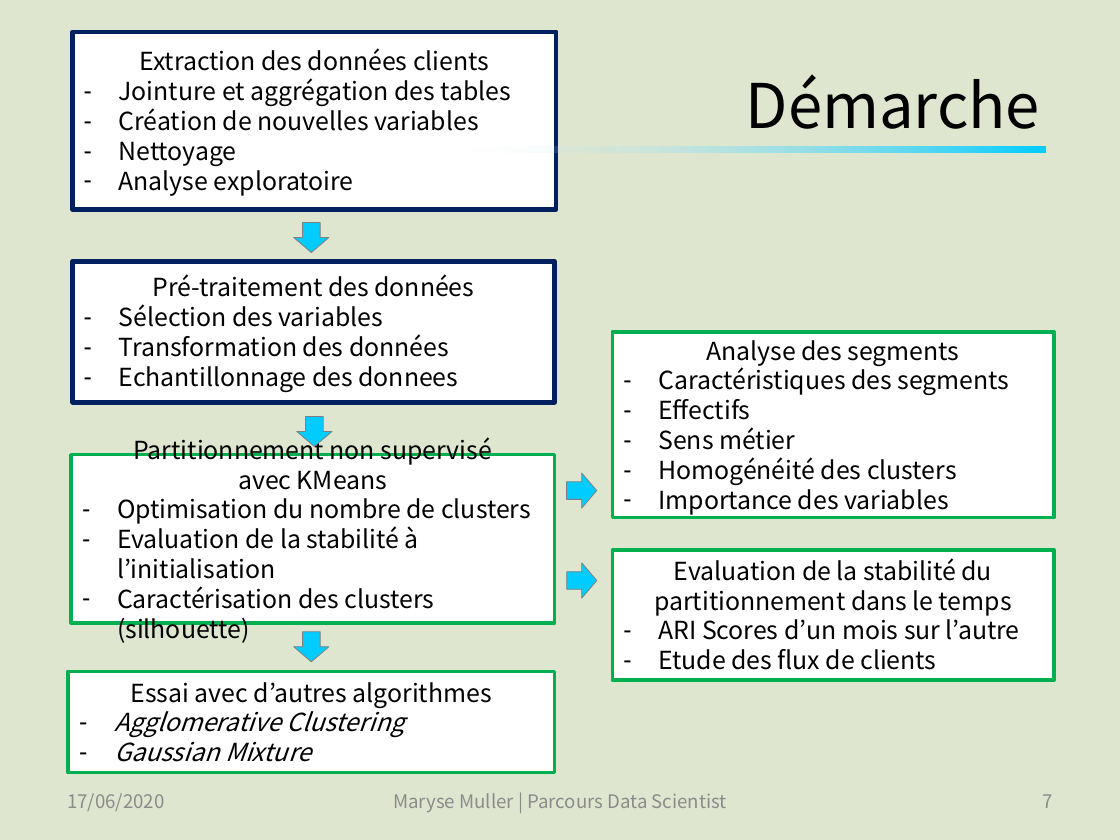
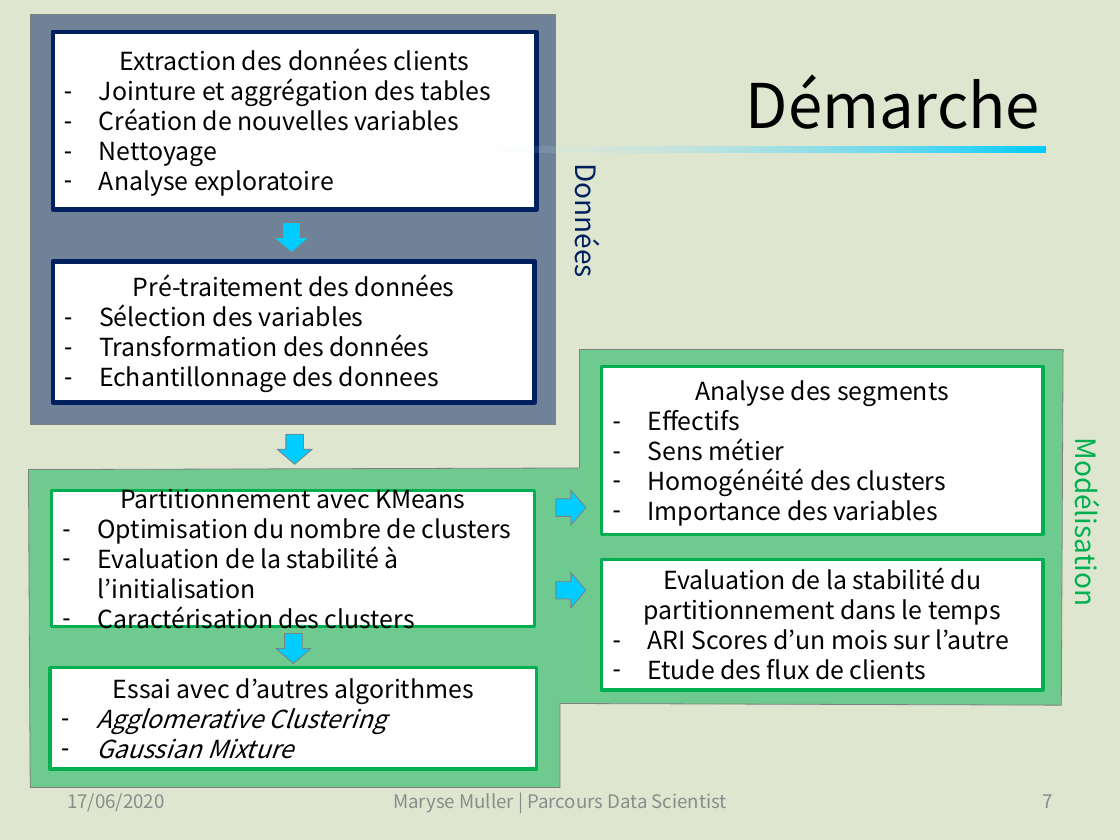
Before and after one commit to SmellyArmure/OC_DS_Project5, a slide deck: slide 7 of PRESENTATION/Projet5.pptx. Drawn at 1120x840 pixels with LibreOffice and Linux fonts; fonts in the diff are those of the drawing. Boxes give left, top, right and bottom in pixels: in the first picture for what was removed or moved away, otherwise in the second. Text is boxed around its words. In the diff, an @@ line names an element or a change of style, - is before the commit and + after.

```diff
--- a/PRESENTATION/Projet5.pptx
+++ b/PRESENTATION/Projet5.pptx
@@ rectangle added at box(31, 15, 557, 424), fill #002060 at 50% opacity, outline #808080 0.5 pt @@
@@ text added at box(567, 174, 608, 274), 18 pt, text #002060 @@
+Données
@@ 2 rectangles, 1 down arrow: place and size @@
-2 rectangles, 1 down arrow at box(73, 32, 557, 402)
+2 rectangles, 1 down arrow at box(53, 32, 536, 402)
@@ freeform shape added at box(28, 349, 1063, 787), fill #00B050 at 50% opacity, outline #808080 0.5 pt @@
@@ rectangle "Analyse des segments": place and size @@
-rectangle "Analyse des segments" at box(613, 332, 1054, 517)
+rectangle "Analyse des segments" at box(601, 366, 1043, 534)
@@ text in rectangle at box(658, 364, 1010, 396): paragraph removed @@
-– Caractéristiques des segments
@@ down arrow: place and size @@
-down arrow at box(297, 417, 332, 447)
+down arrow at box(277, 435, 311, 465)
@@ text added at box(1067, 453, 1108, 601), 18 pt, text #00B050 @@
+Modélisation
@@ rectangle "Partitionnement avec KMeans": place and size @@
-rectangle "Partitionnement avec KMeans" at box(71, 455, 554, 623)
+rectangle "Partitionnement avec KMeans" at box(52, 491, 535, 626)
@@ text in rectangle at box(120, 483, 465, 515): text changed @@
-Partitionnement non supervisé
-avec KMeans
+Partitionnement avec KMeans
@@ down arrow: place and size @@
-down arrow at box(567, 474, 597, 508)
+down arrow at box(556, 491, 586, 525)
@@ rectangle "Evaluation de la stabilité du ...": place and size @@
-rectangle "Evaluation de la stabilité du ..." at box(613, 550, 1054, 680)
+rectangle "Evaluation de la stabilité du ..." at box(601, 560, 1043, 690)
@@ down arrow: place and size @@
-down arrow at box(567, 563, 597, 598)
+down arrow at box(556, 572, 586, 607)
@@ text in rectangle at box(97, 606, 415, 634): text changed @@
-– Caractérisation des clusters (silhouette)
+– Caractérisation des clusters
@@ down arrow: place and size @@
-down arrow at box(293, 632, 328, 662)
+down arrow at box(276, 634, 310, 664)
@@ rectangle "Essai avec d’autres algorithmes": place and size @@
-rectangle "Essai avec d’autres algorithmes" at box(68, 671, 554, 773)
+rectangle "Essai avec d’autres algorithmes" at box(50, 668, 536, 769)
```
Also in this commit, not shown: 22 other slides changed, 8 slides added, 2 slides removed, 4 other files.
